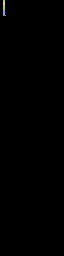
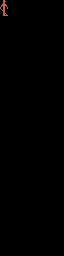
Layers edited between the first and the second (64, 256) image:
painted on "Background" over [0, 0, 8, 16]
